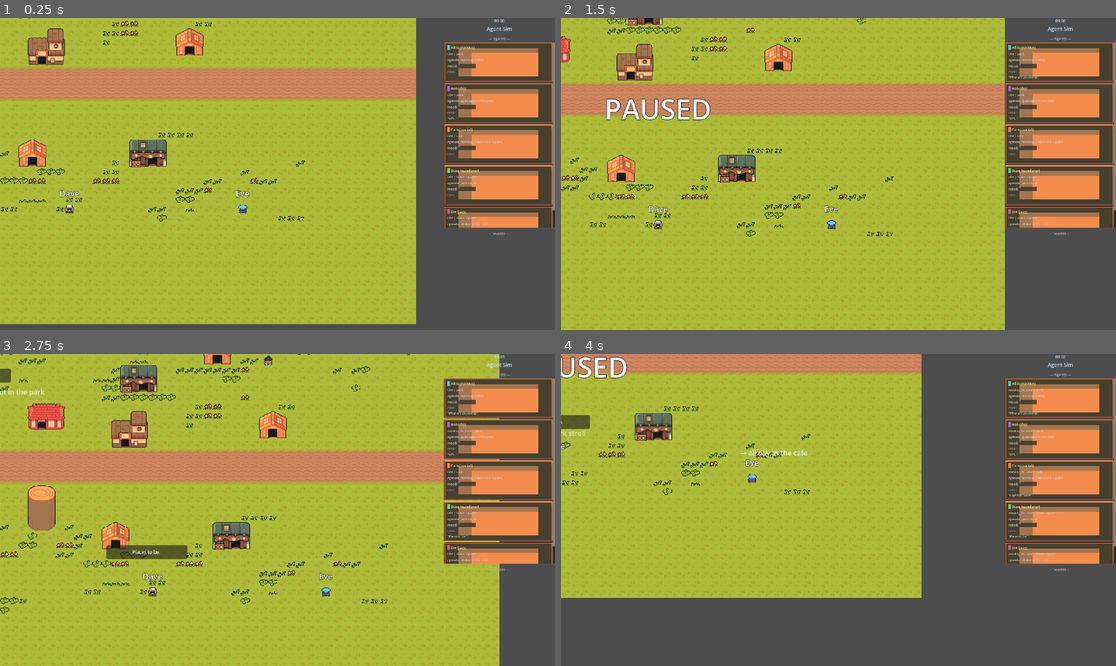
Above: before the commit, frames 1-4 (two rows, left to right).
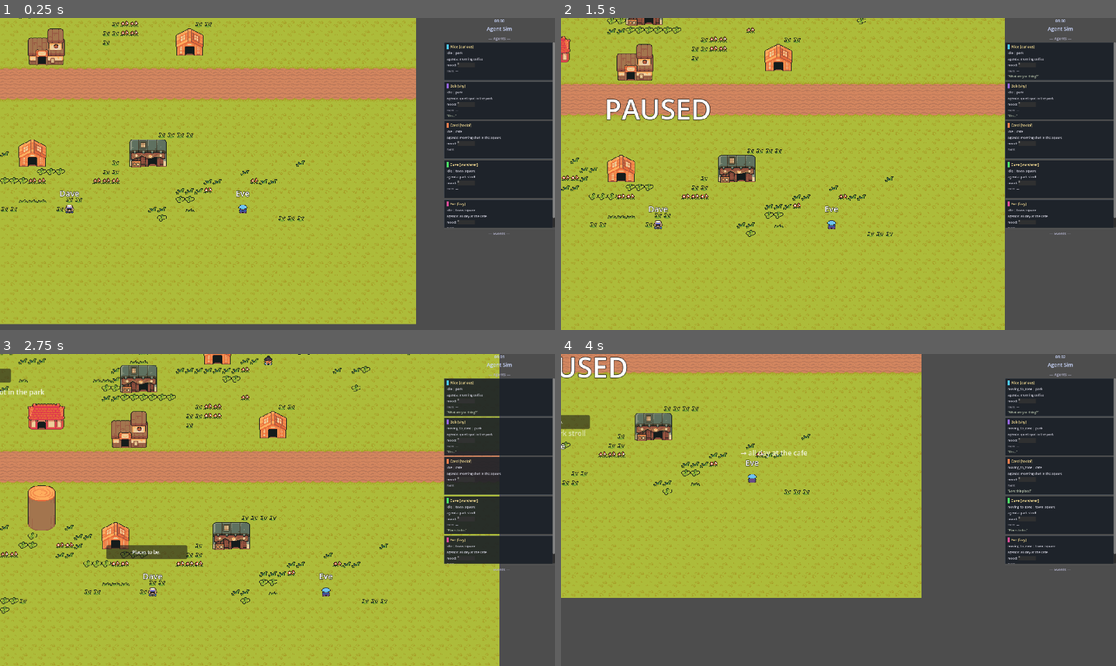
Above: after the commit, the same moments.

Repository: Erik-Huang/godot-agent-sim
Game: Godot game, scene res://main.tscn
Same seed, same stepped clock (60 frames per second), same inputs: the game is played once before the commit and once after it.
Inputs (mouse positions are in pixels of both pictures, inside the frame that each line leads up to):
- Up to frame 1 (0.25 s): no input
- Up to frame 2 (1.5 s): tap Enter (ui_accept) at 0.5, 0.77, 1.25 s; move the mouse to (960, 158) at 0.52 s; click (960, 158) at 0.67 s; drag from (727, 189) to (810, 236) at 1.27 s
- Up to frame 3 (2.75 s): tap Enter (ui_accept) at 2 s; move the mouse to (333, 441) at 2.02 s; click (333, 441) at 2.17 s
- Up to frame 4 (4 s): drag from (810, 572) to (672, 463) at 2.77 s; move the mouse to (1005, 556) at 3.52 s; click (1005, 556) at 3.67 s; tap Enter (ui_accept) at 3.77 s

The runs differ from the first frame. In frame 1, 12% of the frame differs, in the area x 79-100%, y 7-68%; in frame 2, 12%; in frame 3, 11%; in frame 4, 12%.

Commit message:
fix(ui): remove ninja adv asset pack textures from agent list cards
PANEL_TEXTURE_PATH and BG_TEXTURE_PATH were still loading nine_path_panel.png
and nine_path_bg.png from the ninja asset pack when those files existed on disk,
causing agent cards to render with the ninja dialogue box style.

Drop the texture loading entirely — agent cards now always use StyleBoxFlat
with the dark theme (bg 0.1/0.12/0.15, subtle border). No external assets needed.

Diff:
--- a/ui.gd
+++ b/ui.gd
@@ -2,12 +2,8 @@
 
 # UI-003: Rich per-agent card panel with live state updates
 
-const PANEL_TEXTURE_PATH := "res://assets/ui/theme/nine_path_panel.png"
-const BG_TEXTURE_PATH := "res://assets/ui/theme/nine_path_bg.png"
 var agent_cards: Dictionary = {}  # agent_name → Dictionary of UI nodes
 var agent_refs: Array = []  # CharacterBody2D references for live polling
-var panel_texture: Texture2D = null
-var bg_texture: Texture2D = null
 
 var log_entries: Array[String] = []
 const MAX_LOG_ENTRIES: int = 8
@@ -17,10 +13,6 @@
 @onready var log_list: VBoxContainer = $LogScroll/LogList
 
 func _ready() -> void:
-	if ResourceLoader.exists(PANEL_TEXTURE_PATH):
-		panel_texture = load(PANEL_TEXTURE_PATH) as Texture2D
-	if ResourceLoader.exists(BG_TEXTURE_PATH):
-		bg_texture = load(BG_TEXTURE_PATH) as Texture2D
 	_setup_panel_background()
 
 func _setup_panel_background() -> void:
@@ -35,26 +27,17 @@
 	agent_cards[agent.agent_name] = card
 
 func _create_agent_card(agent_name: String, personality_tag: String, agent_color: Color) -> Dictionary:
-	# Card container — PanelContainer with texture or flat fallback
+	# Card container — flat styled PanelContainer, no external assets
 	var card := PanelContainer.new()
 	card.name = "Card_%s" % agent_name
-	if panel_texture:
-		var sb := StyleBoxTexture.new()
-		sb.texture = panel_texture
-		sb.texture_margin_left = 4
-		sb.texture_margin_right = 4
-		sb.texture_margin_top = 4
-		sb.texture_margin_bottom = 4
-		card.add_theme_stylebox_override("panel", sb)
-	else:
-		var sb := StyleBoxFlat.new()
-		sb.bg_color = Color(0.1, 0.12, 0.15, 0.9)
-		sb.border_width_left = 1
-		sb.border_width_right = 1
-		sb.border_width_top = 1
-		sb.border_width_bottom = 1
-		sb.border_color = Color(0.3, 0.35, 0.4, 0.5)
-		card.add_theme_stylebox_override("panel", sb)
+	var sb := StyleBoxFlat.new()
+	sb.bg_color = Color(0.1, 0.12, 0.15, 0.9)
+	sb.border_width_left = 1
+	sb.border_width_right = 1
+	sb.border_width_top = 1
+	sb.border_width_bottom = 1
+	sb.border_color = Color(0.3, 0.35, 0.4, 0.5)
+	card.add_theme_stylebox_override("panel", sb)
 	card.size_flags_horizontal = Control.SIZE_EXPAND_FILL
 
 	# Margin inside card
